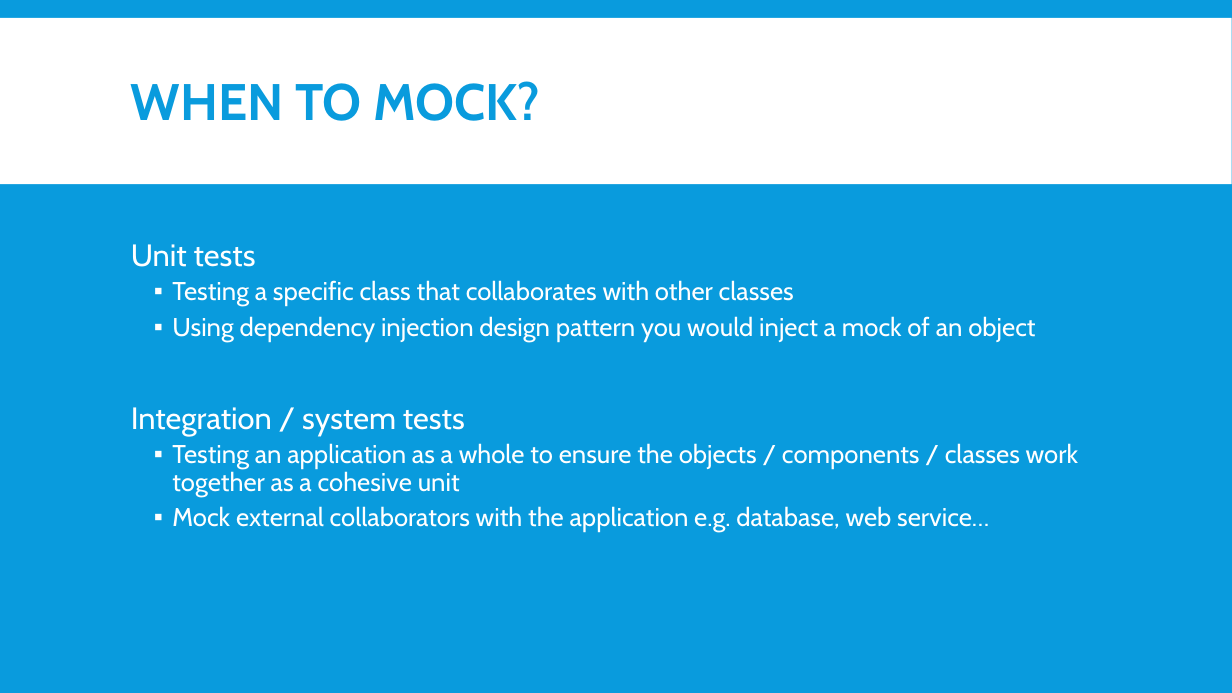
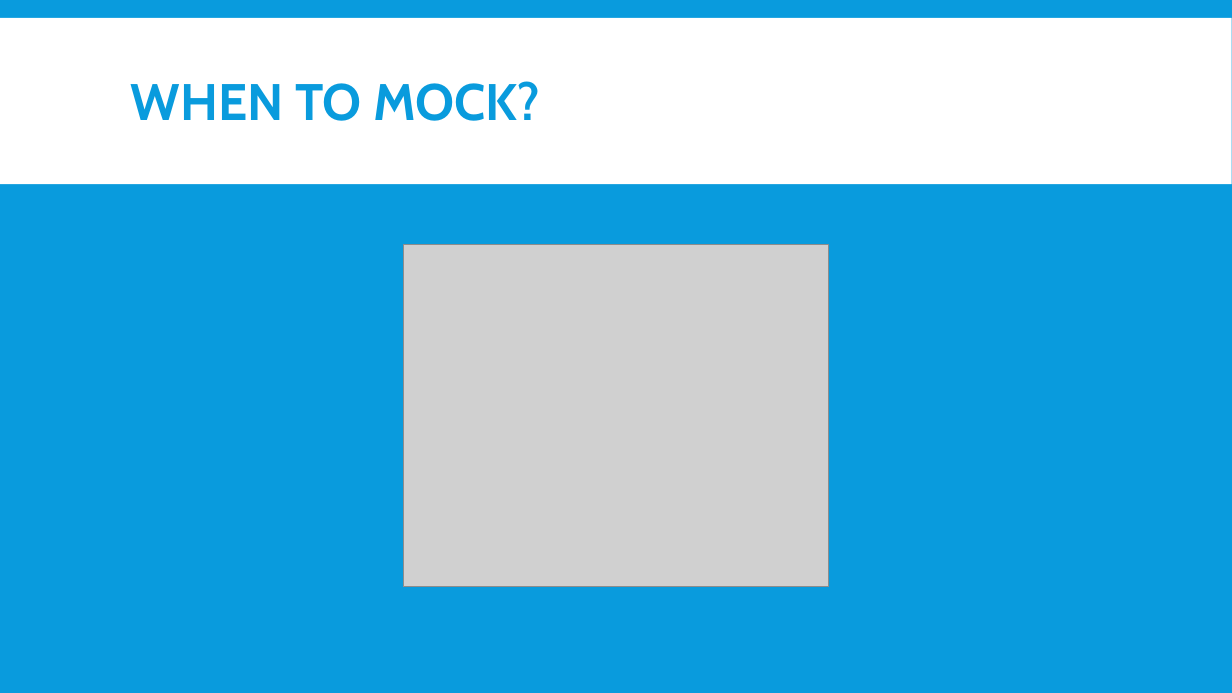
Before and after one commit to nickebbitt/wiremock-examples, a slide deck: slide 5 of wiremock-slides.pptx. Drawn at 1232x693 pixels with LibreOffice and Linux fonts; fonts in the diff are those of the drawing; grey boxes stand for pictures. Boxes give left, top, right and bottom in pixels: in the first picture for what was removed or moved away, otherwise in the second. Text is boxed around its words. In the diff, an @@ line names an element or a change of style, - is before the commit and + after.

```diff
--- a/wiremock-slides.pptx
+++ b/wiremock-slides.pptx
@@ text removed at (x1=131, y1=244, x2=1078, y2=532) @@
-Unit tests
-  ▪ Testing a specific class that collaborates with other classes
-  ▪ Using dependency injection design pattern you would inject a mock of an object
-Integration / system tests
-  ▪ Testing an application as a whole to ensure the objects / components / classes work together as a cohesive unit
-  ▪ Mock external collaborators with the application e.g. database, web service…
@@ picture added at (x1=403, y1=245, x2=828, y2=587) @@
```
Also in this commit, not shown: 6 other slides changed, 3 slides added, 1 slide removed, 3 other files.
